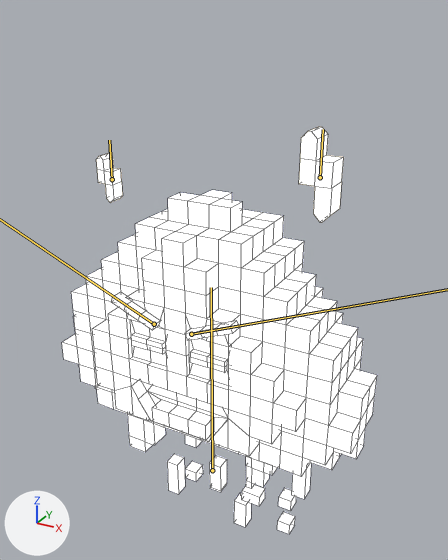
Renders of the FBX model Assets/Models/Enemy_Cloudy.fbx from each side of a commit.
One viewpoint serves both versions: a camera (50 mm lens) standing at (0.0728, -0.1255, 0.1411) and looking at (0.0022, 0.0029, 0.0769). Lighting does not change. The marker at lower left points along +X, +Y and +Z. The bones that bend it are drawn over the model as lines. Mesh edges are drawn as thin lines.

The first picture shows 'Cloudy'.
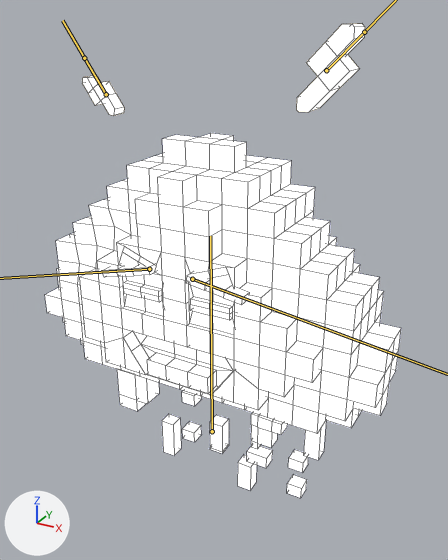
The newer file adds an action. The first version stands in its rest pose; the second is drawn at frame 21 of the action 'Armature|Armature|Armature.003Action|Base Layer'.

Patch to the scene script:
```diff
--- a/Assets/Models/Enemy_Cloudy.fbx.py
+++ b/Assets/Models/Enemy_Cloudy.fbx.py
@@ bone_body @@
 bone_body = bpy.data.objects['Armature'].pose.bones['Body']
-bone_body.location = (0.0, 0.0, 0.0)
-bone_body.scale = (1.0, 1.0, 1.0)
+bone_body.location = (0.0, 1.4, 0.0)
+bone_body.scale = (1.1, 1.0, 1.0)
@@ bone_browr @@
 bone_browr = bpy.data.objects['Armature'].pose.bones['BrowR']  # child of 'Body'
-bone_browr.rotation_quaternion = (1.0, 0.0, 0.0, 0.0)  # degrees (0, 0, 0)
+bone_browr.rotation_quaternion = (0.948, 0.0, 0.0, 0.317)  # degrees (0, 0, 37)
@@ bone_browl @@
 bone_browl = bpy.data.objects['Armature'].pose.bones['BrowL']  # child of 'Body'
-bone_browl.rotation_quaternion = (1.0, 0.0, 0.0, 0.0)  # degrees (0, 0, 0)
+bone_browl.rotation_quaternion = (0.961, 0.0, 0.0, -0.276)  # degrees (0, 0, -32)
@@ bone_lighting_01 @@
 bone_lighting_01 = bpy.data.objects['Armature'].pose.bones['Lighting_01']
-bone_lighting_01.location = (0.0, 0.0, 0.0)
-bone_lighting_01.rotation_quaternion = (1.0, 0.0, 0.0, 0.0)  # degrees (0, 0, 0)
+bone_lighting_01.location = (0.0, 2.09, 0.0)
+bone_lighting_01.rotation_quaternion = (0.954, 0.0, 0.0, 0.301)  # degrees (0, 0, 35)
@@ bone_lightng_02 @@
 bone_lightng_02 = bpy.data.objects['Armature'].pose.bones['Lightng_02']
-bone_lightng_02.location = (0.0, 0.0, 0.0)
-bone_lightng_02.rotation_quaternion = (1.0, 0.0, 0.0, 0.0)  # degrees (0, 0, 0)
+bone_lightng_02.location = (0.0, 2.14, 0.0)
+bone_lightng_02.rotation_quaternion = (0.927, 0.0, 0.0, -0.375)  # degrees (0, 0, -44)
```

Changed parts and their boxes [x1, y1, x2, y2] in the pictures (448 x 560 px):
'Cloudy', posed (13% wider, 17% taller)
    before: [62, 127, 377, 534]
    after: [45, 23, 401, 498]
bone 'Body', root to tip
    before: (212, 470) to (211, 287)
    after: (212, 431) to (210, 236)
bone 'Lighting_01', root to tip
    before: (112, 179) to (109, 140)
    after: (106, 94) to (84, 58)
bone 'Lightng_02', root to tip
    before: (320, 177) to (323, 129)
    after: (326, 70) to (364, 32)
